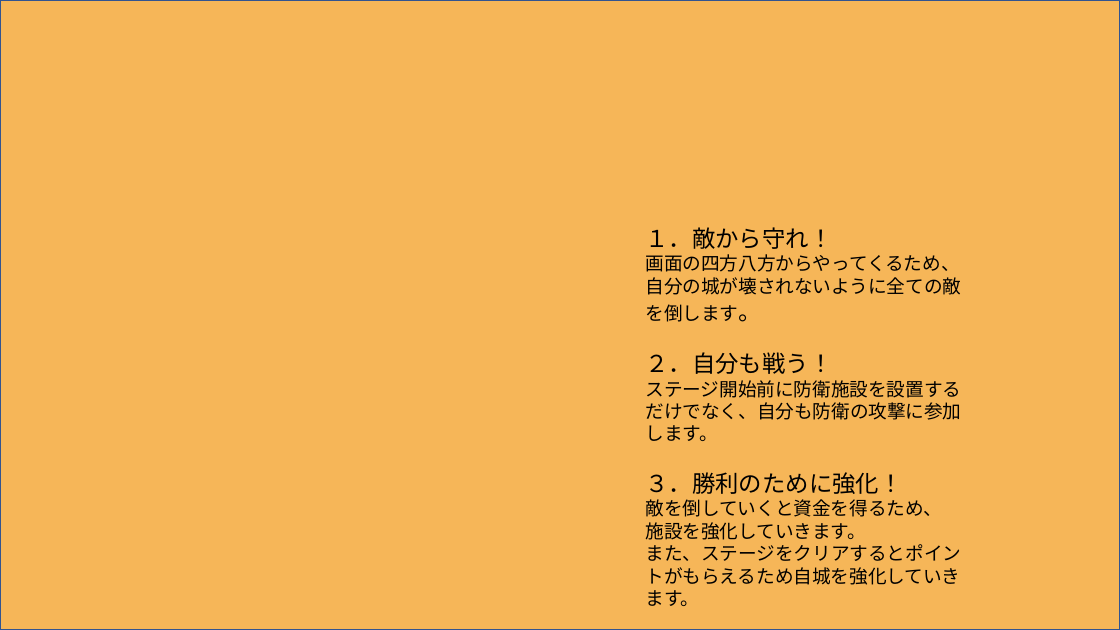
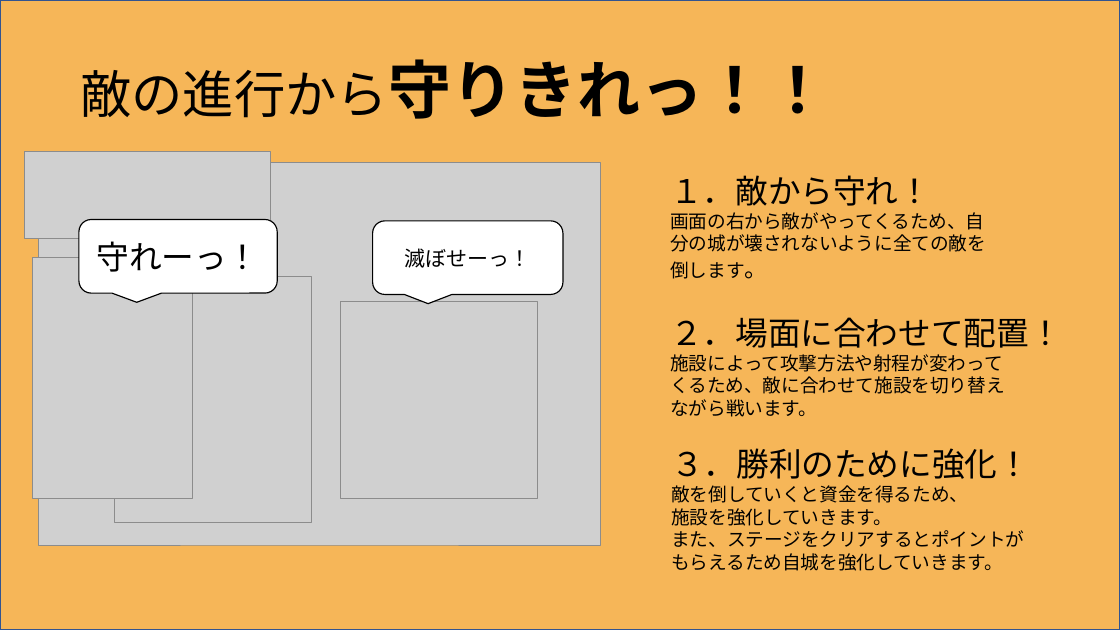
Before and after one commit to itasi29/MyGames, a slide deck: slide 2 of 企画.pptx. Drawn at 1120x630 pixels with LibreOffice and Linux fonts; fonts in the diff are those of the drawing; grey boxes stand for pictures. Boxes give left, top, right and bottom in pixels: in the first picture for what was removed or moved away, otherwise in the second. Text is boxed around its words. In the diff, an @@ line names an element or a change of style, - is before the commit and + after.

```diff
--- a/企画.pptx
+++ b/企画.pptx
@@ text added at (80, 59, 829, 119), 54 pt, text #000000, bold @@
+敵の進行から守りきれっ！！
@@ picture added at (25, 151, 271, 239) @@
@@ picture added at (39, 163, 601, 545) @@
@@ text "１．敵から守れ！": place and size @@
-text "１．敵から守れ！" at (645, 227, 961, 322)
+text "１．敵から守れ！" at (670, 175, 986, 279)
@@ text at (670, 175, 931, 206): size 20 to 28 pt in "１．敵から守れ！" @@
@@ rounded speech box added at (79, 219, 277, 293), fill #FFFFFF, outline #000000 1 pt, 28 pt, text #000000 @@
+守れーっ！
@@ rounded speech box added at (373, 221, 564, 295), fill #FFFFFF, outline #000000 1 pt, 18 pt, text #000000 @@
+滅ぼせーっ！
@@ text at (670, 212, 986, 279): text changed @@
-画面の四方八方からやってくるため、自分の城が壊されないように全ての敵を倒します。
+画面の右から敵がやってくるため、自分の城が壊されないように全ての敵を倒します。
@@ picture added at (32, 258, 192, 498) @@
@@ picture added at (115, 277, 311, 523) @@
@@ picture added at (340, 302, 537, 498) @@
@@ text at (670, 317, 1061, 417): text changed @@
-２．自分も戦う！
-ステージ開始前に防衛施設を設置するだけでなく、自分も防衛の攻撃に参加します。
+２．場面に合わせて配置！
+施設によって攻撃方法や射程が変わって
+くるため、敵に合わせて施設を切り替え
+ながら戦います。
@@ text "３．勝利のために強化！": place and size @@
-text "３．勝利のために強化！" at (645, 472, 961, 606)
+text "３．勝利のために強化！" at (671, 448, 1030, 571)
@@ text at (671, 448, 1030, 479): size 20 to 28 pt in "３．勝利のために強化！" @@
@@ text at (671, 530, 1024, 571): text changed @@
-また、ステージをクリアするとポイントがもらえるため自城を強化していきます。
+また、ステージをクリアするとポイントが
+もらえるため自城を強化していきます。
```
Also in this commit, not shown: 1 other slide changed, 2 slides added, 1 slide removed, 7 other files.
